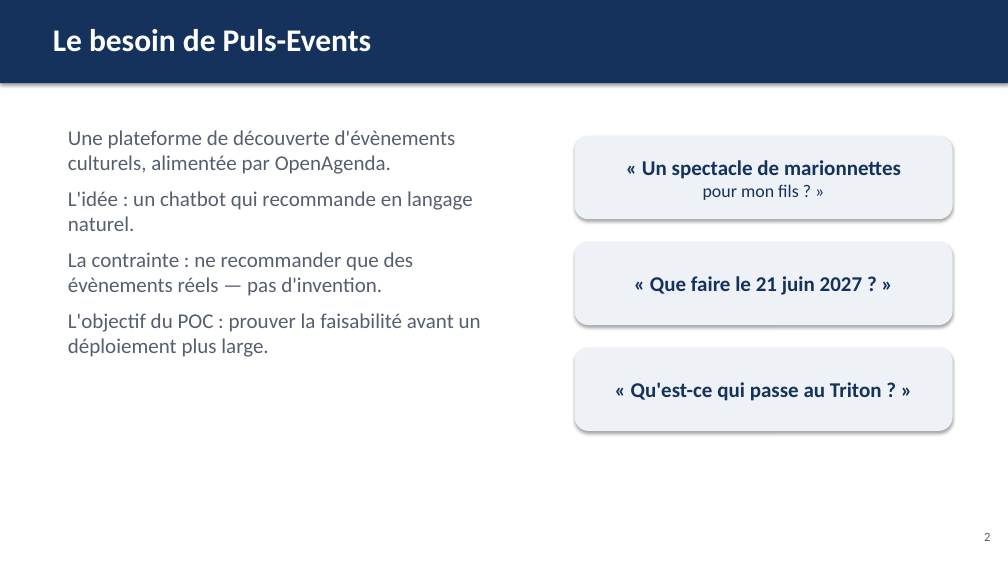
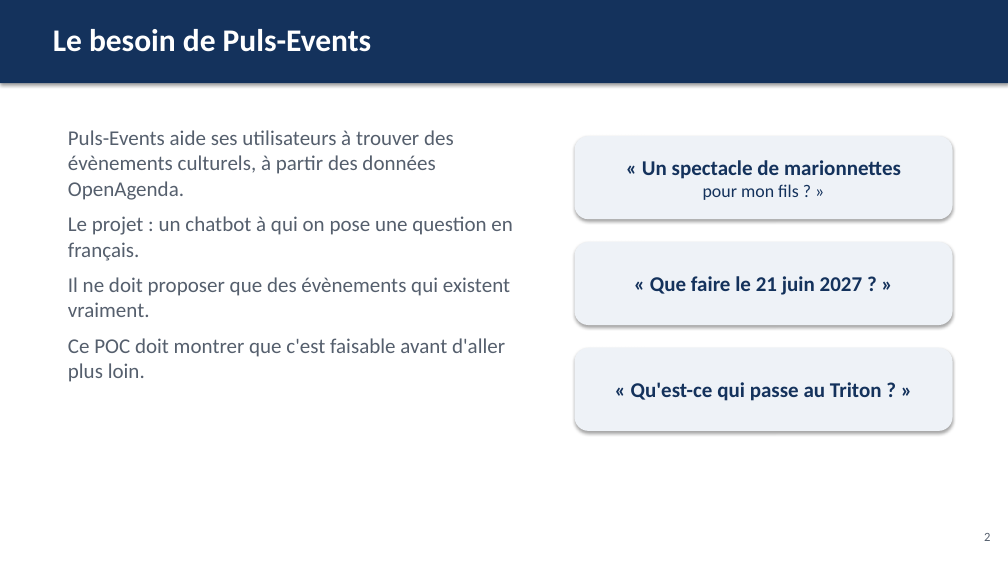
Before and after one commit to Matz-ai/concevoir-et-deployer-un-systeme-rag, a slide deck: slide 2 of livrables/presentation.pptx. Drawn at 1008x567 pixels with LibreOffice and Linux fonts; fonts in the diff are those of the drawing. Boxes give left, top, right and bottom in pixels: in the first picture for what was removed or moved away, otherwise in the second. Text is boxed around its words. In the diff, an @@ line names an element or a change of style, - is before the commit and + after.

```diff
--- a/livrables/presentation.pptx
+++ b/livrables/presentation.pptx
@@ text at <box>68,130,512,382</box>: text changed @@
-Une plateforme de découverte d'évènements culturels, alimentée par OpenAgenda.
-L'idée : un chatbot qui recommande en langage naturel.
-La contrainte : ne recommander que des évènements réels — pas d'invention.
-L'objectif du POC : prouver la faisabilité avant un déploiement plus large.
+Puls-Events aide ses utilisateurs à trouver des évènements culturels, à partir des données OpenAgenda.
+Le projet : un chatbot à qui on pose une question en français.
+Il ne doit proposer que des évènements qui existent vraiment.
+Ce POC doit montrer que c'est faisable avant d'aller plus loin.
```
Also in this commit, not shown: 11 other slides changed, 1 other file.
